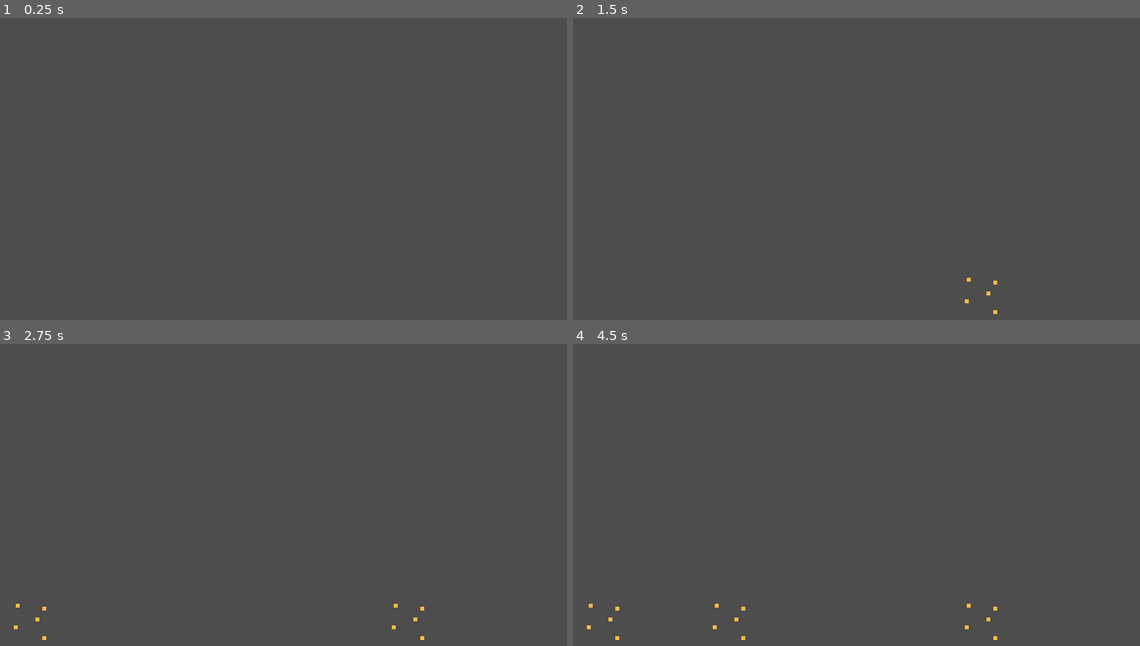
Above: before the commit, frames 1-4 (two rows, left to right).
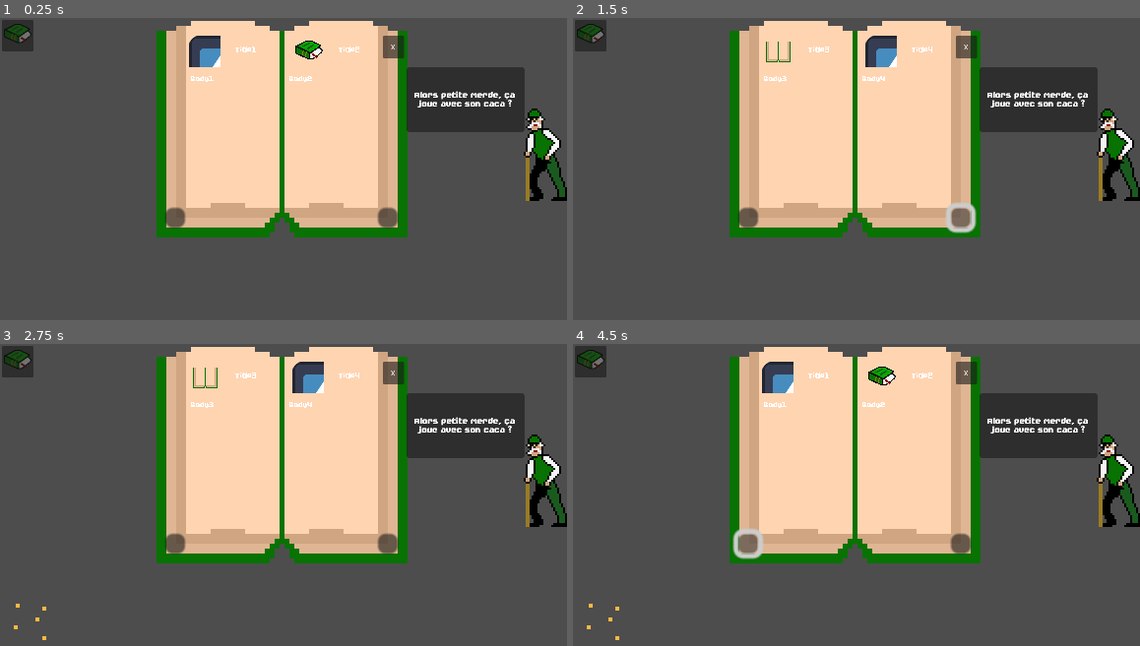
Above: after the commit, the same moments.

Repository: JustAlternate/Regenerative_Game_Jam
Game: Godot game, scene res://Scenes/home.tscn
Same seed, same stepped clock (60 frames per second), same inputs: the game is played once before the commit and once after it. The engine's default icon, where the game draws it, is replaced by a stand-in: a white triangle on a blue panel in a dark square.
Inputs (mouse positions are in pixels of both pictures, inside the frame that each line leads up to):
- Up to frame 1 (0.25 s): no input
- Up to frame 2 (1.5 s): click (958, 217) at 0.52 s; click (958, 217) at 1.27 s
- Up to frame 3 (2.75 s): click (34, 594) at 2.02 s
- Up to frame 4 (4.5 s): click (748, 543) at 2.77 s; click (607, 594) at 3.52 s; click (748, 543) at 4.27 s

The runs differ from the first frame. In frame 1, 37% of the frame differs, in the area x 0-100%, y 0-73%; in frame 2, 37%; in frame 3, 37%; in frame 4, 37%, in the area x 0-100%, y 0-99%.

Commit message:
ajout du grand pere et de l'encyclopedi dans le home

Diff:
--- a/Scenes/dialogue_grand_pere.tscn
+++ b/Scenes/dialogue_grand_pere.tscn
@@ -13,14 +13,14 @@
 texture = ExtResource("1_x0k8r")
 
 [node name="Panel" type="Panel" parent="."]
-offset_left = -147.0
+offset_left = -133.0
 offset_top = -100.0
 offset_right = -13.0
 offset_bottom = -34.0
 
 [node name="Label" type="Label" parent="Panel"]
 layout_mode = 0
-offset_right = 219.0
+offset_right = 198.0
 offset_bottom = 110.0
 scale = Vector2(0.6, 0.6)
 text = "Alors petite merde, ça joue avec son caca ?"
--- a/Scenes/encyclopedia.tscn
+++ b/Scenes/encyclopedia.tscn
@@ -24,8 +24,8 @@
 
 [node name="Book" type="Sprite2D" parent="."]
 texture_filter = 1
-position = Vector2(255, 68)
-scale = Vector2(4, 4)
+position = Vector2(255, 84)
+scale = Vector2(5, 5)
 texture = ExtResource("3_1f71s")
 
 [node name="Close" type="Button" parent="Book"]
--- a/Scenes/home.tscn
+++ b/Scenes/home.tscn
@@ -1,6 +1,8 @@
-[gd_scene load_steps=2 format=3 uid="uid://cux0ivx6exq1b"]
+[gd_scene load_steps=4 format=3 uid="uid://cux0ivx6exq1b"]
 
+[ext_resource type="PackedScene" uid="uid://dftuedx82aneu" path="res://Scenes/encyclopedia.tscn" id="1_1gyia"]
 [ext_resource type="PackedScene" uid="uid://bu4wg2rbfgctm" path="res://Scenes/plant_spot.tscn" id="1_4iv55"]
+[ext_resource type="PackedScene" uid="uid://du2q4bvo17ea" path="res://Scenes/dialogue_grand_pere.tscn" id="2_005re"]
 
 [node name="home" type="Node2D"]
 
@@ -34,4 +36,9 @@
 [node name="plant_spot_8" parent="Game/plant_spot_container" instance=ExtResource("1_4iv55")]
 position = Vector2(544, 256)
 
+[node name="Encyclopedia" parent="Game" instance=ExtResource("1_1gyia")]
+
+[node name="Dialogue_grand_pere" parent="Game" instance=ExtResource("2_005re")]
+position = Vector2(546, 150)
+
 [node name="background" type="Sprite2D" parent="Game"]
Not shown: 1 places in Scenes/dialogue_grand_pere.tscn that only renumber resources
